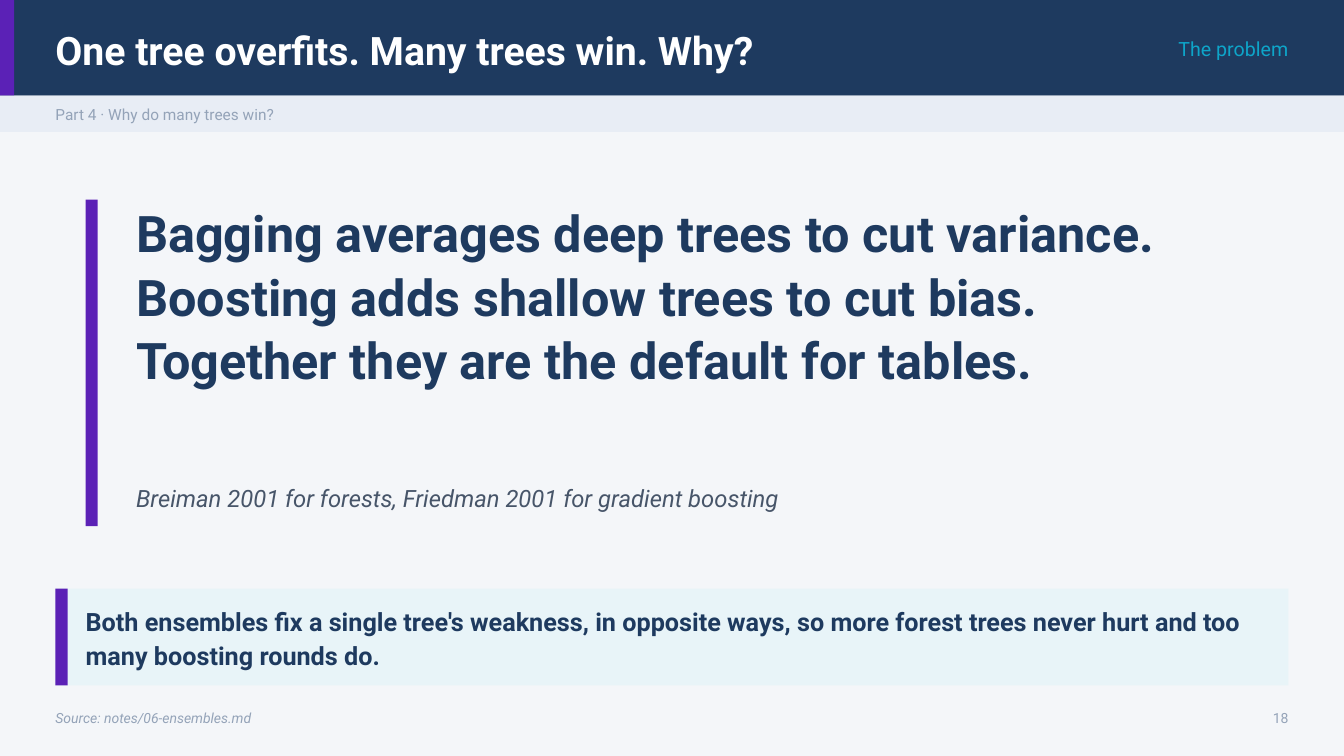
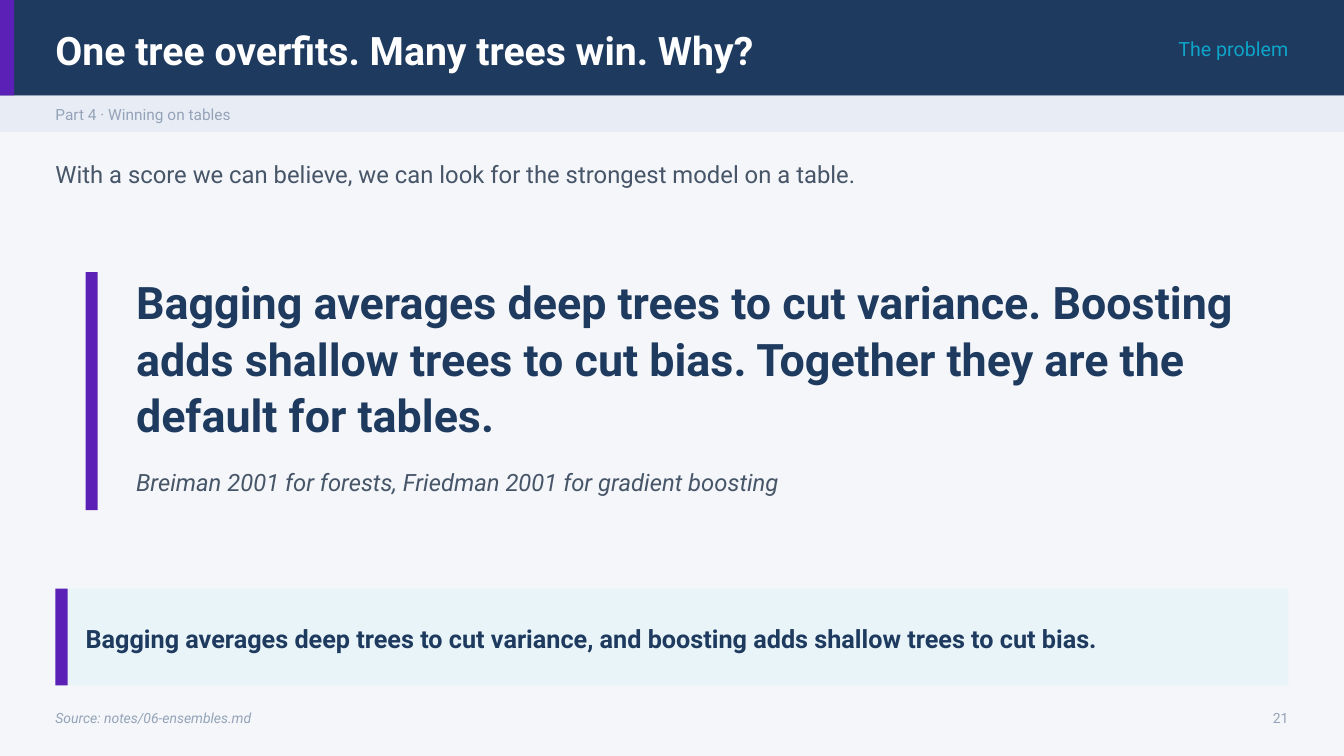
Before and after one commit to ramseywise/learn-ai-engineering, a slide deck: slide 21 of data-science/01-classical-ml/slides/classical-ml.pptx (slide 18 before the commit). Drawn at 1344x756 pixels with LibreOffice and Linux fonts; fonts in the diff are those of the drawing. Boxes give left, top, right and bottom in pixels: in the first picture for what was removed or moved away, otherwise in the second. Text is boxed around its words. In the diff, an @@ line names an element or a change of style, - is before the commit and + after.

Commit message:
Add support for slide levels and beats in deck builder
- Introduced a new JSONL file for review overrides.
- Enhanced the slide building script to support filtering slides by level (core, practice, deep) and validate slide beats.
- Added a new test suite to validate the functionality of levels and beats in slide presentations.
- Implemented checks for unknown levels and beats, ensuring proper error handling.
- Updated the output naming convention to reflect the selected level for filtered builds.

```diff
--- a/data-science/01-classical-ml/slides/classical-ml.pptx
+++ b/data-science/01-classical-ml/slides/classical-ml.pptx
@@ text at bbox=[55, 108, 231, 123]: text changed @@
-Part 4 · Why do many trees win?
+Part 4 · Winning on tables
@@ text added at bbox=[55, 165, 855, 188], 17 pt, text #475569 @@
+With a score we can believe, we can look for the strongest model on a table.
@@ rectangle: place and size @@
-rectangle at bbox=[86, 200, 98, 526]
+rectangle at bbox=[86, 272, 98, 510]
@@ text "Bagging averages deep trees to ...": place and size @@
-text "Bagging averages deep trees to ..." at bbox=[136, 214, 1154, 390]
+text "Bagging averages deep trees to ..." at bbox=[136, 285, 1233, 433]
@@ text "Bagging averages deep trees to ..." at bbox=[136, 285, 1233, 433]: size 36 to 32 pt @@
@@ text "Breiman 2001 for forests, Friedman ...": place and size @@
-text "Breiman 2001 for forests, Friedman ..." at bbox=[136, 489, 778, 512]
+text "Breiman 2001 for forests, Friedman ..." at bbox=[136, 473, 778, 496]
@@ text at bbox=[86, 629, 1097, 654]: text changed @@
-Both ensembles fix a single tree's weakness, in opposite ways, so more forest trees never hurt and too many boosting rounds do.
+Bagging averages deep trees to cut variance, and boosting adds shallow trees to cut bias.
@@ text at bbox=[1273, 713, 1289, 723]: text changed @@
-18
+21
```
Also in this commit, not shown: 51 other slides changed, 9 slides added, 3 slides removed, 38 other files.
